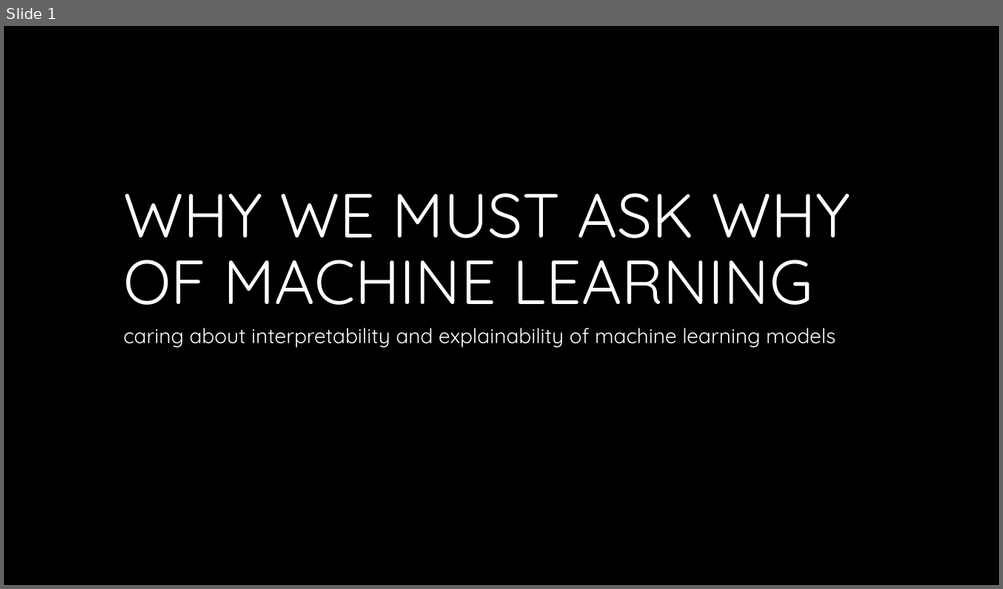
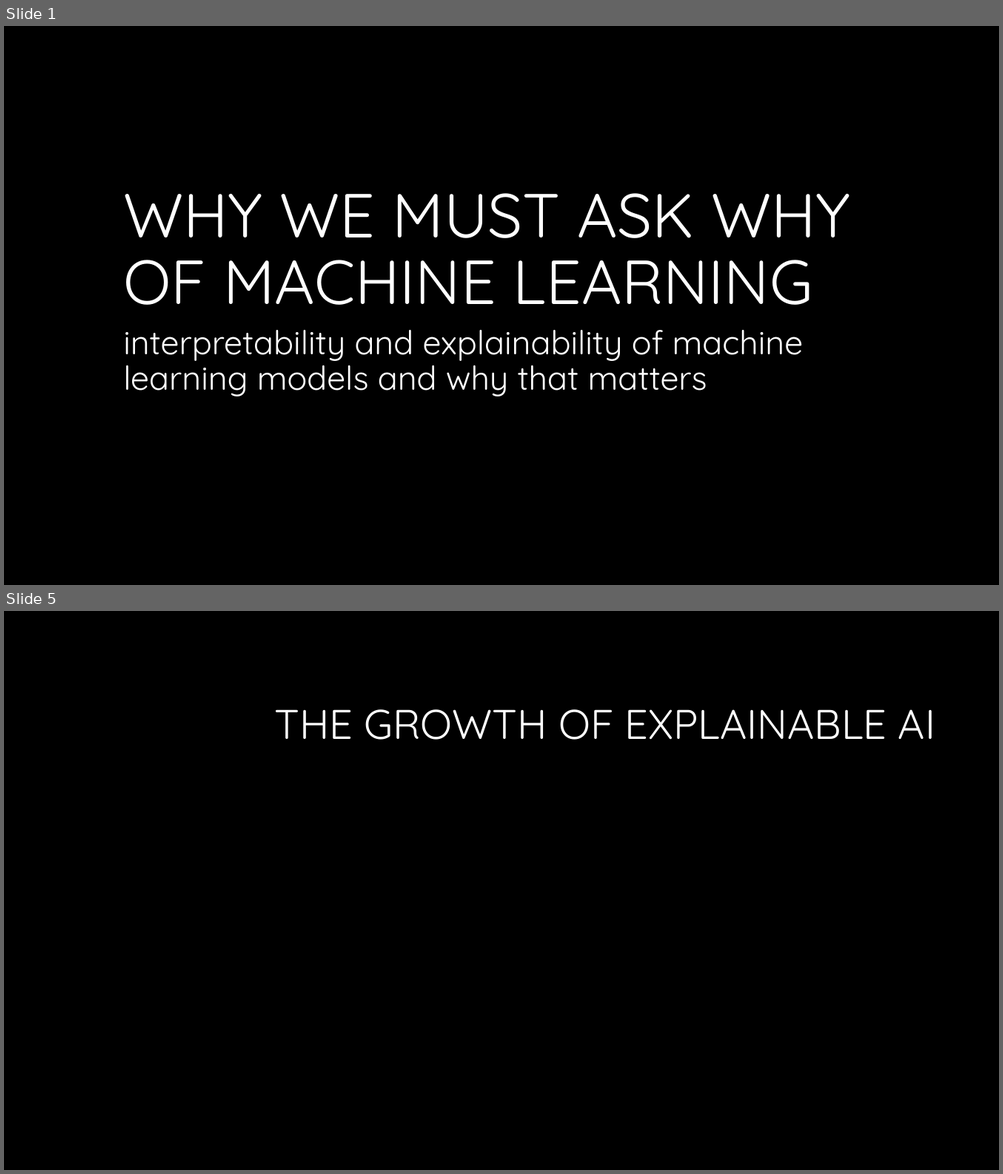
Before and after one commit to newmancodes/why-we-must-ask-why-of-machine-learning, a slide deck: Why We Must Ask Why of Machine Learning.pptx. Shown one above the other, each under a label of ours: slide 1 before the commit, slides 1 and 5 after it; the slides between them are not shown. The pictures are 1003x589 and 1003x1174 pixels, drawn with LibreOffice and Linux fonts; fonts in the diff are those of the drawing; background and template pictures are left out. Boxes give left, top, right and bottom in pixels: in the first picture for what was removed or moved away, otherwise in the second. Text is boxed around its words. In the diff, an @@ line names an element or a change of style, - is before the commit and + after.

```diff
--- a/Why We Must Ask Why of Machine Learning.pptx
+++ b/Why We Must Ask Why of Machine Learning.pptx
@@ slide 5 added at box(4, 611, 999, 1170), background #000000 @@
@@ title added at box(275, 709, 935, 740), 40 pt, text #FFFFFF @@
+THE GROWTH OF EXPLAINABLE AI
@@ slide 1 changed as well @@
@@ subtitle at box(123, 330, 803, 397): text changed; size 20 to 32 pt @@
-caring about interpretability and explainability of machine learning models
+interpretability and explainability of machine learning models and why that matters
```
Also in this commit, not shown: 5 other slides added, 1 slide removed.
